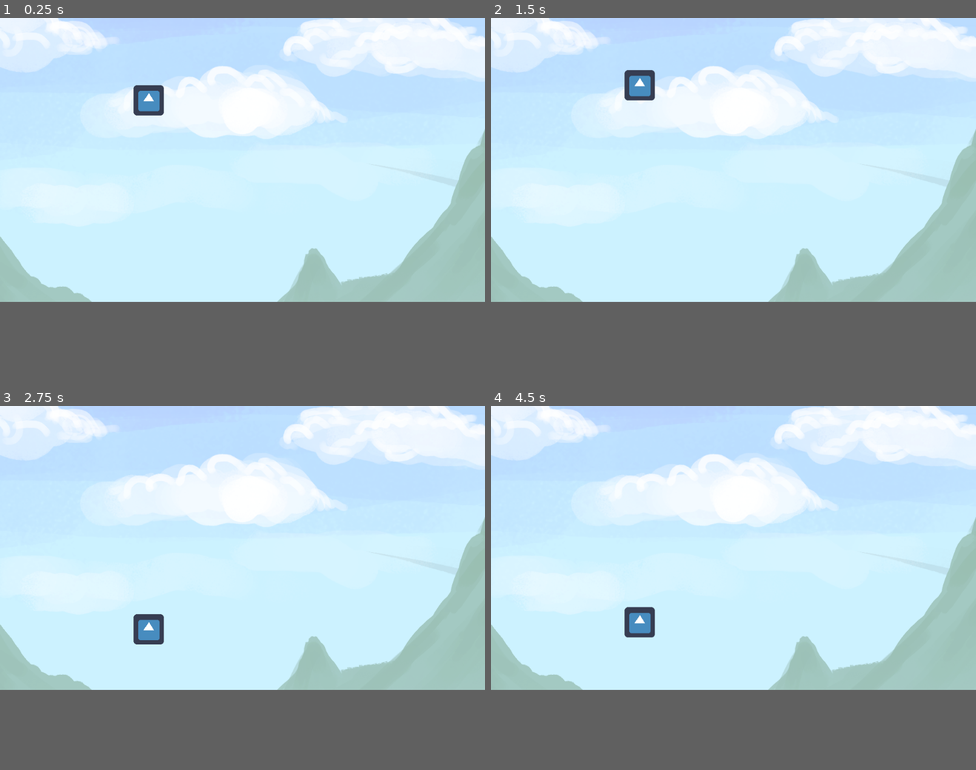
Above: before the commit, frames 1-4 (two rows, left to right).
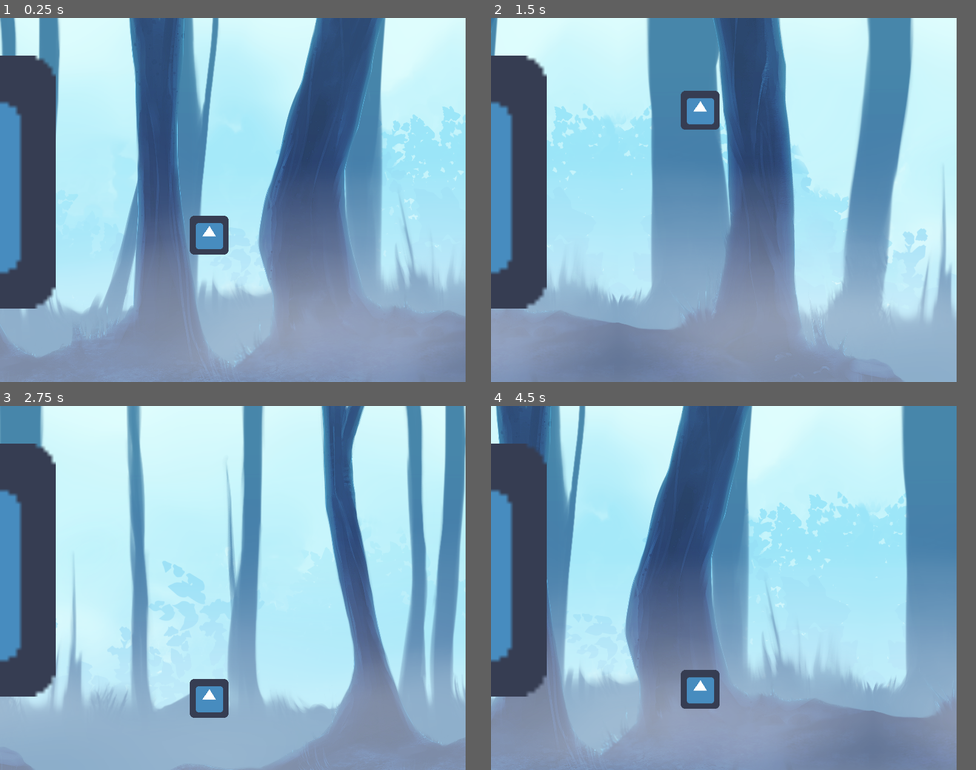
Above: after the commit, the same moments.

Repository: cgcaruzo/escapefromroots
Game: Godot game, scene res://main.tscn
Two runs of this game, one before a commit and one after it. Both use one fixed random seed, a clock stepped at 60 frames per second and the inputs below. The engine's default icon, where the game draws it, is replaced by a stand-in: a white triangle on a blue panel in a dark square.
Inputs:
- Up to frame 1 (0.25 s): no input
- Up to frame 2 (1.5 s): tap Space (ui_select) at 0.77 s
- Up to frame 3 (2.75 s): tap Space (ui_select) at 1.52 s
- Up to frame 4 (4.5 s): tap Space (ui_select) at 3.02, 3.77 s
In our replay, the window is 800x468 before the commit and 768x600 after it. These sizes can differ from the game's own. Grey fills any space a smaller window leaves; there, only what the larger window draws over its background counts as a difference.

The runs differ from the first frame. In frame 1, 70% of the frame differs, in the area x 0-100%, y 0-100%; in frame 2, 69%; in frame 3, 58%; in frame 4, 84%.

Commit message:
modificaciones Claudio 15:30

Diff:
--- /dev/null
+++ b/ParallaxBackground.gd
@@ -0,0 +1,17 @@
+extends ParallaxBackground
+
+
+# Declare member variables here. Examples:
+# var a = 2
+# var b = "text"
+
+
+# Called when the node enters the scene tree for the first time.
+func _ready():
+	pass # Replace with function body.
+
+
+# Called every frame. 'delta' is the elapsed time since the previous frame.
+func _process(delta):
+	scroll_offset.x -= 500 * delta
+#	pass
--- a/main.tscn
+++ b/main.tscn
@@ -1,8 +1,14 @@
-[gd_scene load_steps=6 format=2]
+[gd_scene load_steps=12 format=2]
 
 [ext_resource path="res://icon.png" type="Texture" id=1]
-[ext_resource path="res://background0.png" type="Texture" id=2]
+[ext_resource path="res://Backgrounds/01_Mist.png" type="Texture" id=2]
 [ext_resource path="res://Player.gd" type="Script" id=3]
+[ext_resource path="res://ParallaxBackground.gd" type="Script" id=4]
+[ext_resource path="res://Backgrounds/07_Forest.png" type="Texture" id=5]
+[ext_resource path="res://Backgrounds/06_Forest.png" type="Texture" id=6]
+[ext_resource path="res://Backgrounds/10_Sky.png" type="Texture" id=7]
+[ext_resource path="res://Backgrounds/02_Bushes.png" type="Texture" id=8]
+[ext_resource path="res://Backgrounds/09_Forest.png" type="Texture" id=9]
 
 [sub_resource type="RectangleShape2D" id=2]
 extents = Vector2( 32, 32 )
@@ -12,15 +18,8 @@
 
 [node name="Node" type="Node2D"]
 
-[node name="TextureRect" type="TextureRect" parent="."]
-margin_left = -431.0
-margin_top = -162.0
-margin_right = 1489.0
-margin_bottom = 918.0
-texture = ExtResource( 2 )
-
 [node name="Player" type="KinematicBody2D" parent="."]
-position = Vector2( 314, 134 )
+position = Vector2( 345, 318 )
 script = ExtResource( 3 )
 
 [node name="Sprite" type="Sprite" parent="Player"]
@@ -30,7 +29,7 @@
 shape = SubResource( 2 )
 
 [node name="Floor" type="StaticBody2D" parent="."]
-position = Vector2( 488, 536 )
+position = Vector2( 488, 546 )
 scale = Vector2( 17.32, 1 )
 
 [node name="Sprite" type="Sprite" parent="Floor"]
@@ -40,3 +39,48 @@
 [node name="CollisionShape2D" type="CollisionShape2D" parent="Floor"]
 position = Vector2( 0.5, 0 )
 shape = SubResource( 5 )
+
+[node name="Roots" type="Sprite" parent="."]
+position = Vector2( -116, 270 )
+scale = Vector2( 6.51563, 6.51563 )
+texture = ExtResource( 1 )
+
+[node name="ParallaxBackground" type="ParallaxBackground" parent="."]
+scroll_offset = Vector2( 0, 300 )
+script = ExtResource( 4 )
+
+[node name="ParallaxLayer2" type="ParallaxLayer" parent="ParallaxBackground"]
+motion_mirroring = Vector2( 1920, 0 )
+
+[node name="Sprite" type="Sprite" parent="ParallaxBackground/ParallaxLayer2"]
+texture = ExtResource( 7 )
+
+[node name="ParallaxLayer" type="ParallaxLayer" parent="ParallaxBackground"]
+motion_mirroring = Vector2( 1920, 0 )
+
+[node name="Sprite" type="Sprite" parent="ParallaxBackground/ParallaxLayer"]
+texture = ExtResource( 9 )
+
+[node name="ParallaxLayer6" type="ParallaxLayer" parent="ParallaxBackground"]
+motion_mirroring = Vector2( 1920, 0 )
+
+[node name="Sprite" type="Sprite" parent="ParallaxBackground/ParallaxLayer6"]
+texture = ExtResource( 5 )
+
+[node name="ParallaxLayer5" type="ParallaxLayer" parent="ParallaxBackground"]
+motion_mirroring = Vector2( 1920, 0 )
+
+[node name="Sprite" type="Sprite" parent="ParallaxBackground/ParallaxLayer5"]
+texture = ExtResource( 6 )
+
+[node name="ParallaxLayer4" type="ParallaxLayer" parent="ParallaxBackground"]
+motion_mirroring = Vector2( 1920, 0 )
+
+[node name="Sprite" type="Sprite" parent="ParallaxBackground/ParallaxLayer4"]
+texture = ExtResource( 8 )
+
+[node name="ParallaxLayer3" type="ParallaxLayer" parent="ParallaxBackground"]
+motion_mirroring = Vector2( 1920, 0 )
+
+[node name="Sprite" type="Sprite" parent="ParallaxBackground/ParallaxLayer3"]
+texture = ExtResource( 2 )
--- a/project.godot
+++ b/project.godot
@@ -14,6 +14,10 @@
 run/main_scene="res://main.tscn"
 config/icon="res://icon.png"
 
+[display]
+
+window/size/width=768
+
 [gui]
 
 common/drop_mouse_on_gui_input_disabled=true
--- /dev/null
+++ b/title.tscn
@@ -0,0 +1,11 @@
+[gd_scene format=2]
+
+[node name="Title" type="Node"]
+
+[node name="Label" type="Label" parent="."]
+margin_left = 178.0
+margin_top = 78.0
+margin_right = 296.0
+margin_bottom = 92.0
+rect_scale = Vector2( 3.52, 2.76 )
+text = "Escape from Roots"
Binary file added: Backgrounds/01_Mist.png
Not shown, added: Backgrounds/01_Mist.png.import
Binary file added: Backgrounds/02_Bushes.png
Not shown, added: Backgrounds/02_Bushes.png.import
Binary file added: Backgrounds/05_Particles.png
Not shown, added: Backgrounds/05_Particles.png.import
Binary file added: Backgrounds/06_Forest.png
Not shown, added: Backgrounds/06_Forest.png.import
Binary file added: Backgrounds/07_Forest.png
Not shown, added: Backgrounds/07_Forest.png.import
Binary file added: Backgrounds/09_Forest.png
Not shown, added: Backgrounds/09_Forest.png.import
(and 3 more such lines)
